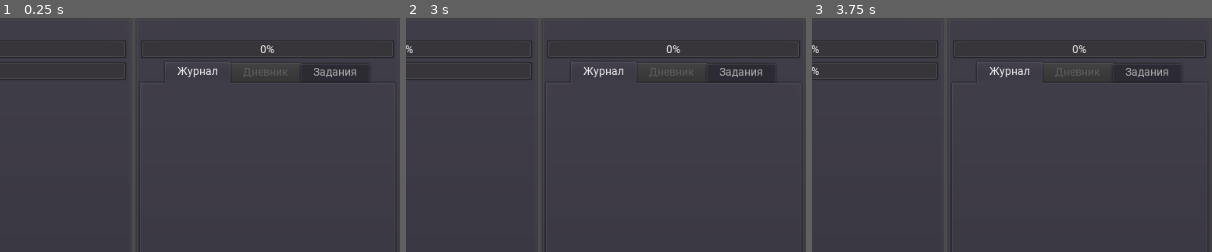
Above: before the commit, frames 1-3 (left to right).
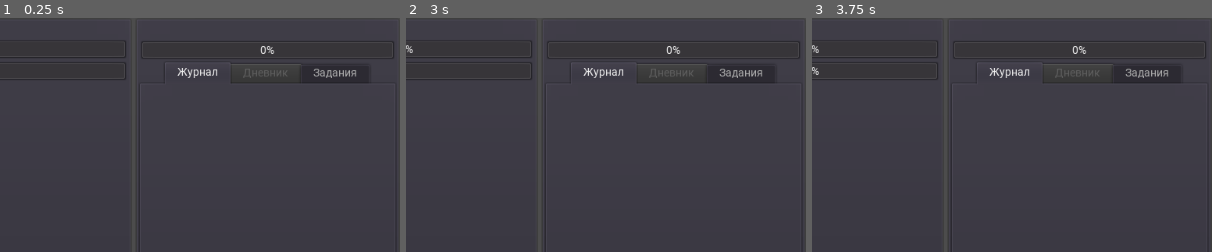
Above: after the commit, the same moments.

Repository: FoboCasteR/The-Tale-Client
Game: Godot game, scene res://scenes/game.tscn
Two runs of this game, one before a commit and one after it. Both use one fixed random seed, a clock stepped at 60 frames per second and the inputs below. This scene is started directly instead of the project's main scene.
Inputs (mouse positions are % of the whole screen's width and height, from its top left):
- Up to frame 1 (0.25 s): no input
- Up to frame 2 (3 s): click "Открыть в браузере" at 0.5 s; click "Открыть в браузере" at 1.25 s; click "Открыть в браузере" at 2 s; tap Enter at 2.75 s; move the mouse to (17, 7) at 2.77 s; click (17, 7) at 2.92 s
- Up to frame 3 (3.75 s): tap Space at 3.5 s; move the mouse to (17, 11) at 3.52 s; click (17, 11) at 3.67 s
The pictures show only the part of the screen within x 16-66%, y 0-50%; the shares and areas given below are measured in that part.

The runs differ from the first frame. In frame 1, 0.7% of the frame differs, in the area x 35-98%, y 11-26%; in frame 2, 0.7%; in frame 3, 0.7%.
Error in both runs: Invalid get index 'sessionid' (on base: 'Dictionary'). (res://lib/http_cookies_storage.gd:14)

Commit message:
Add boss indicator

Diff:
--- a/ui/action_info.gd
+++ b/ui/action_info.gd
@@ -1,10 +1,7 @@
 extends Control
 
 export(NodePath) onready var description_label = get_node(description_label)
-export(NodePath) onready var info_button = get_node(info_button)
 export(NodePath) onready var progress_bar = get_node(progress_bar)
-
-var url: String
 
 
 func _ready():
@@ -16,16 +13,21 @@
 
 
 func _on_action_changed(action: HeroAction):
-	description_label.text = Utils.upcase_first(action.description)
+	description_label.clear()
+	description_label.add_text(Utils.upcase_first(action.description))
+
+	if action.meta.get("is_boss"):
+		description_label.add_text(' ★')
+
+	if action.meta.get("info_link"):
+		description_label.add_text(' ')
+		description_label.push_meta(TheTaleAPI.BASE_URL + action.meta.get("info_link"))
+		description_label.add_text('?')
+		description_label.pop()
+		# ★
+
 	progress_bar.value = action.progress * 100
 
-	if action.meta.get("info_link"):
-		info_button.visible = true
-		url = TheTaleAPI.BASE_URL + action.meta.get("info_link")
-	else:
-		info_button.visible = false
-		url = ""
 
-
-func _on_InfoLinkButton_pressed():
-	OS.shell_open(url)
+func _on_DescriptionLabel_meta_clicked(meta):
+	OS.shell_open(meta)
--- a/ui/action_info.tscn
+++ b/ui/action_info.tscn
@@ -9,31 +9,23 @@
 size_flags_vertical = 3
 script = ExtResource( 1 )
 description_label = NodePath("HBoxContainer/DescriptionLabel")
-info_button = NodePath("HBoxContainer/InfoLinkButton")
 progress_bar = NodePath("ProgressBar")
 
 [node name="HBoxContainer" type="HBoxContainer" parent="."]
 margin_right = 1024.0
-margin_bottom = 17.0
+margin_bottom = 18.0
 
-[node name="DescriptionLabel" type="Label" parent="HBoxContainer"]
+[node name="DescriptionLabel" type="RichTextLabel" parent="HBoxContainer"]
 margin_right = 1024.0
-margin_bottom = 17.0
+margin_bottom = 18.0
 size_flags_horizontal = 3
-autowrap = true
-
-[node name="InfoLinkButton" type="LinkButton" parent="HBoxContainer"]
-visible = false
-margin_left = 1016.0
-margin_right = 1024.0
-margin_bottom = 19.0
-size_flags_vertical = 0
-text = "?"
+bbcode_enabled = true
+fit_content_height = true
 
 [node name="ProgressBar" type="ProgressBar" parent="."]
-margin_top = 21.0
+margin_top = 22.0
 margin_right = 1024.0
-margin_bottom = 45.0
+margin_bottom = 46.0
 rect_min_size = Vector2( 0, 24 )
 
-[connection signal="pressed" from="HBoxContainer/InfoLinkButton" to="." method="_on_InfoLinkButton_pressed"]
+[connection signal="meta_clicked" from="HBoxContainer/DescriptionLabel" to="." method="_on_DescriptionLabel_meta_clicked"]
